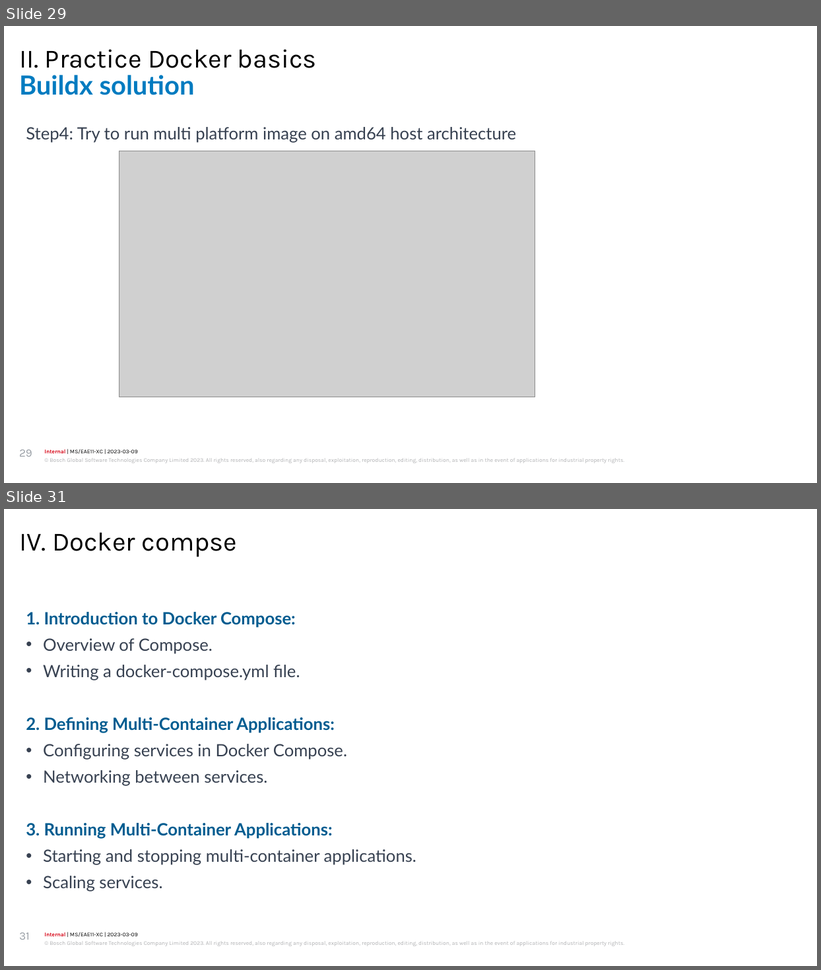
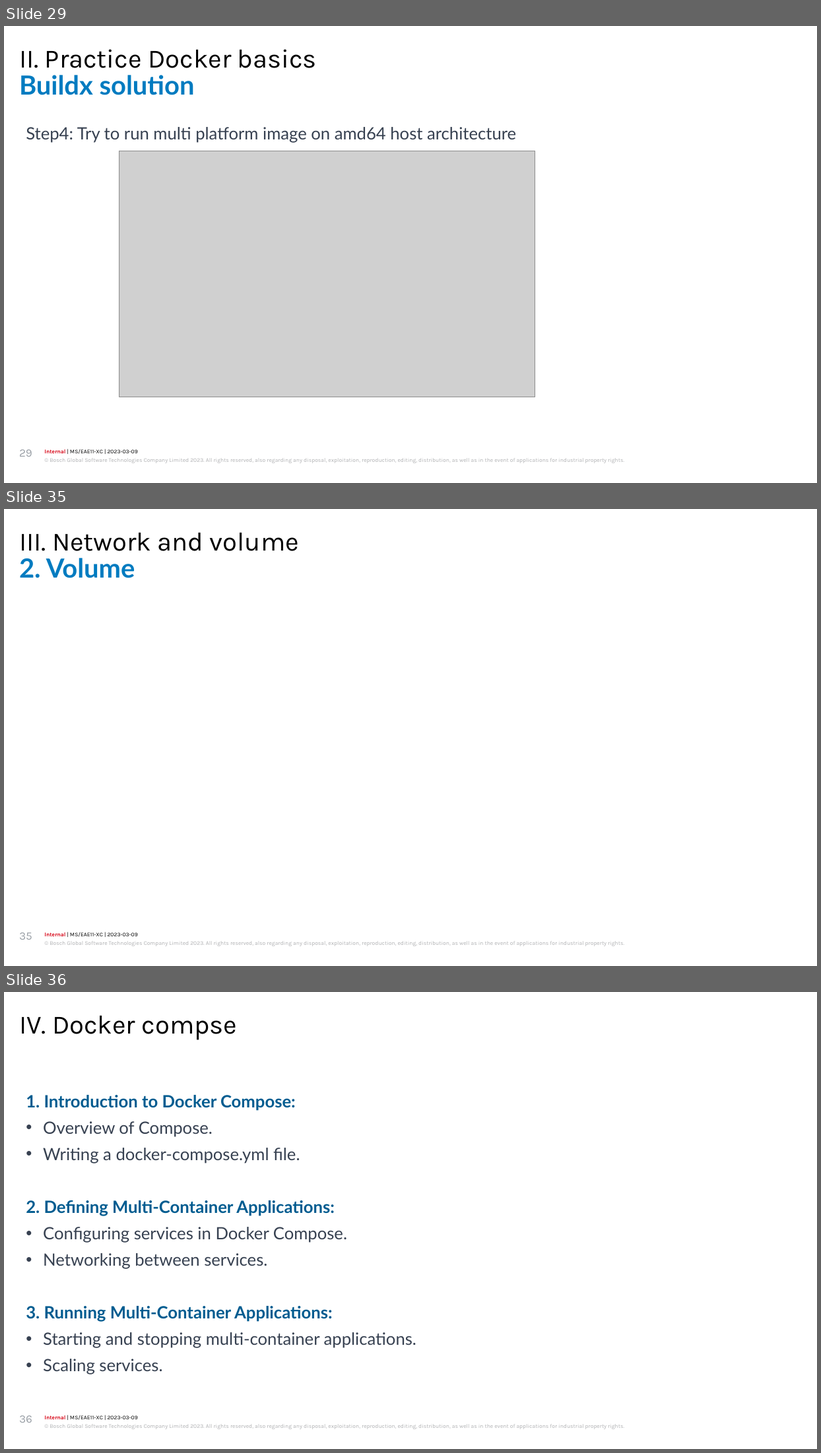
Before and after one commit to luckyfker/DockerDocs, a slide deck: EAE_Competence_Docker_practice.pptx. Shown one above the other, each under a label of ours: slides 29 and 31 before the commit, slides 29, 35 and 36 after it; the slides between them are not shown. The pictures are 821x970 and 821x1453 pixels, drawn with LibreOffice and Linux fonts; fonts in the diff are those of the drawing; grey boxes stand for pictures; background and template pictures are left out. Boxes give left, top, right and bottom in pixels: in the first picture for what was removed or moved away, otherwise in the second. Text is boxed around its words. In the diff, an @@ line names an element or a change of style, - is before the commit and + after.

Commit message:
update networking

```diff
--- a/EAE_Competence_Docker_practice.pptx
+++ b/EAE_Competence_Docker_practice.pptx
@@ slide 35 added at (4, 509, 817, 966), background #FFFFFF; not listed: 2 template elements that a slide beside it also shows @@
@@ text added at (19, 532, 299, 551), 28 pt, text #000000 @@
+III. Network and volume
@@ title added at (19, 558, 135, 578), 28 pt, text #007BC0, bold @@
+2. Volume
@@ page number added at (19, 933, 32, 940), 12 pt, text #999FA6 @@
+35
@@ what was slide 31 is now slide 36 @@
@@ page number at (19, 1416, 32, 1423): text changed @@
-31
+36
```
Also in this commit, not shown: 1 slide changed, 4 other slides added.
